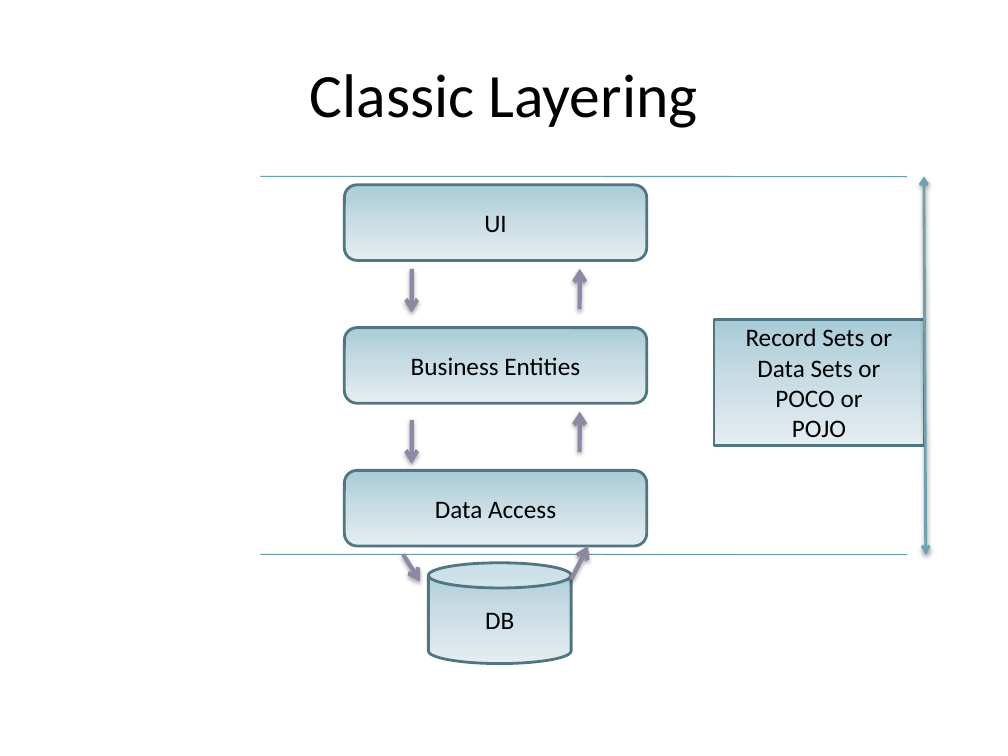
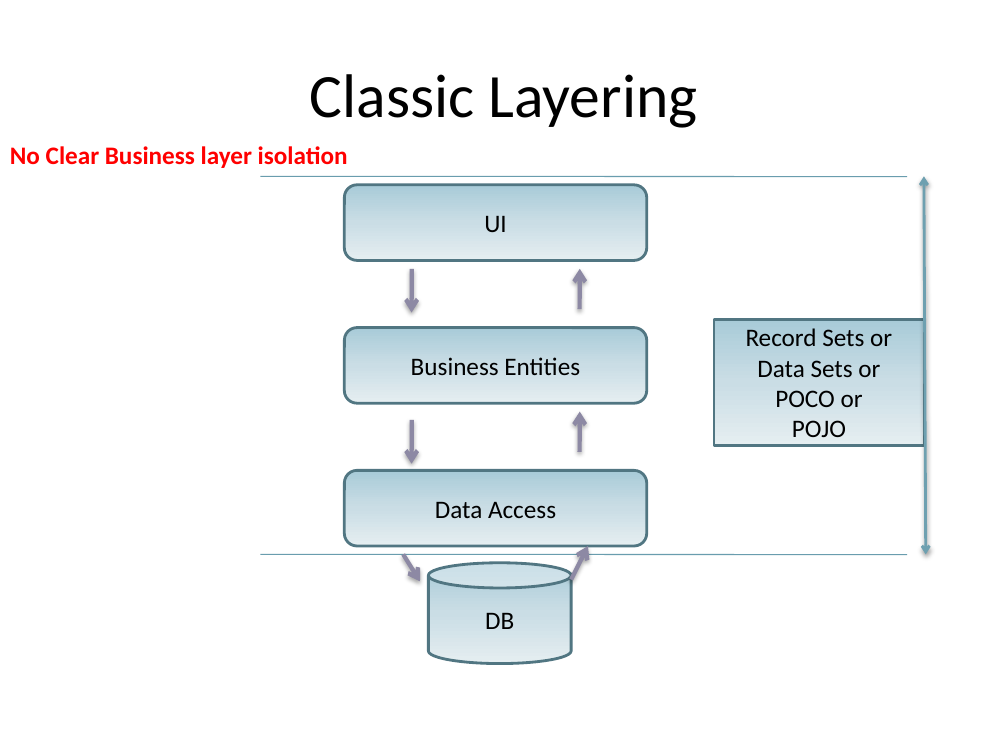
Before and after one commit to arturtv/dddpresentation, a slide deck: slide 15 of Domain-DrivenDesign.A.Trosin.pptx. Drawn at 1008x756 pixels with LibreOffice and Linux fonts; fonts in the diff are those of the drawing. Boxes give left, top, right and bottom in pixels: in the first picture for what was removed or moved away, otherwise in the second. Text is boxed around its words. In the diff, an @@ line names an element or a change of style, - is before the commit and + after.

```diff
--- a/Domain-DrivenDesign.A.Trosin.pptx
+++ b/Domain-DrivenDesign.A.Trosin.pptx
@@ text added at [10,146,348,168], 18 pt, text #FF0000, bold @@
+No Clear Business layer isolation
```
